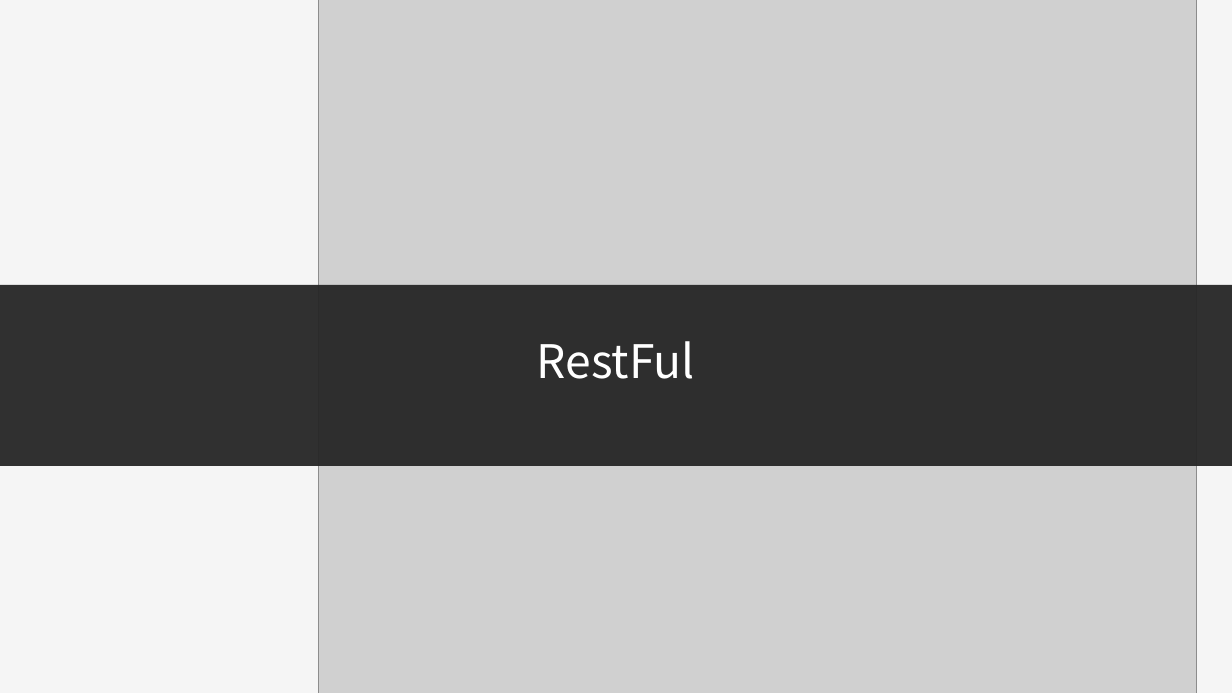
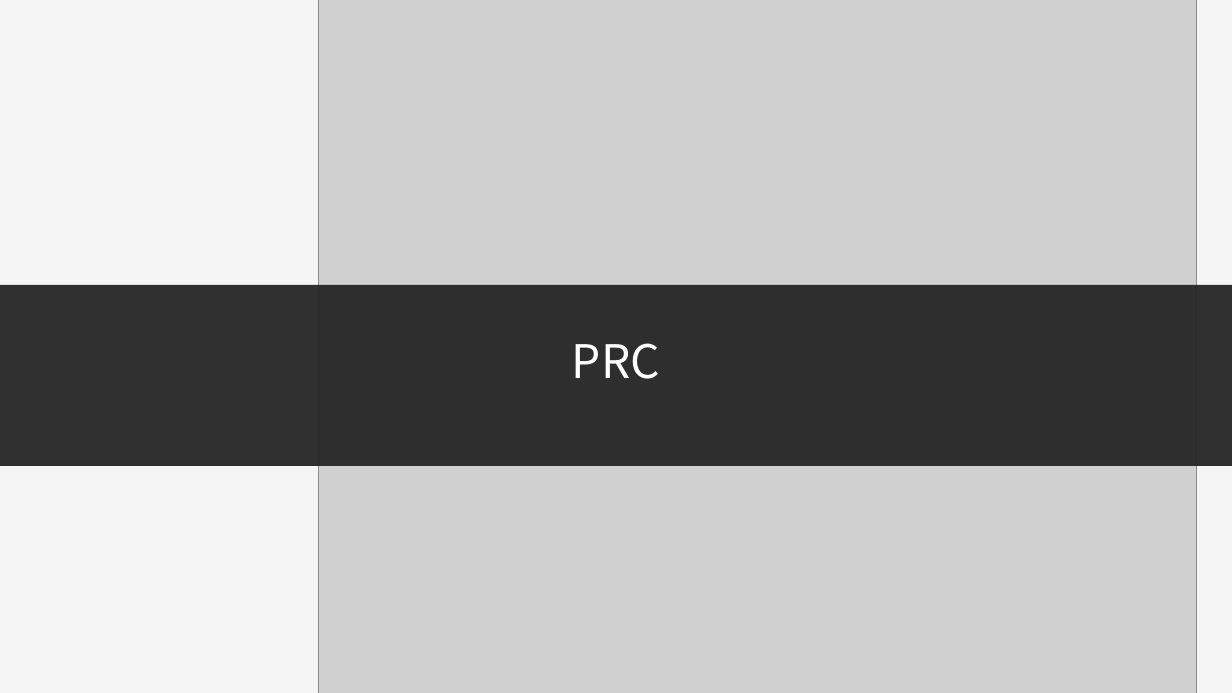
Before and after one commit to zhihangwang/graphql, a slide deck: slide 3 of GraphQL.pptx. Drawn at 1232x693 pixels with LibreOffice and Linux fonts; fonts in the diff are those of the drawing; grey boxes stand for pictures. Boxes give left, top, right and bottom in pixels: in the first picture for what was removed or moved away, otherwise in the second. Text is boxed around its words. In the diff, an @@ line names an element or a change of style, - is before the commit and + after.

Commit message:
update .ppt

```diff
--- a/GraphQL.pptx
+++ b/GraphQL.pptx
@@ text at [572, 343, 660, 379]: text changed @@
-RestFul
+PRC
```
Also in this commit, not shown: 2 other slides changed, 1 other file.
